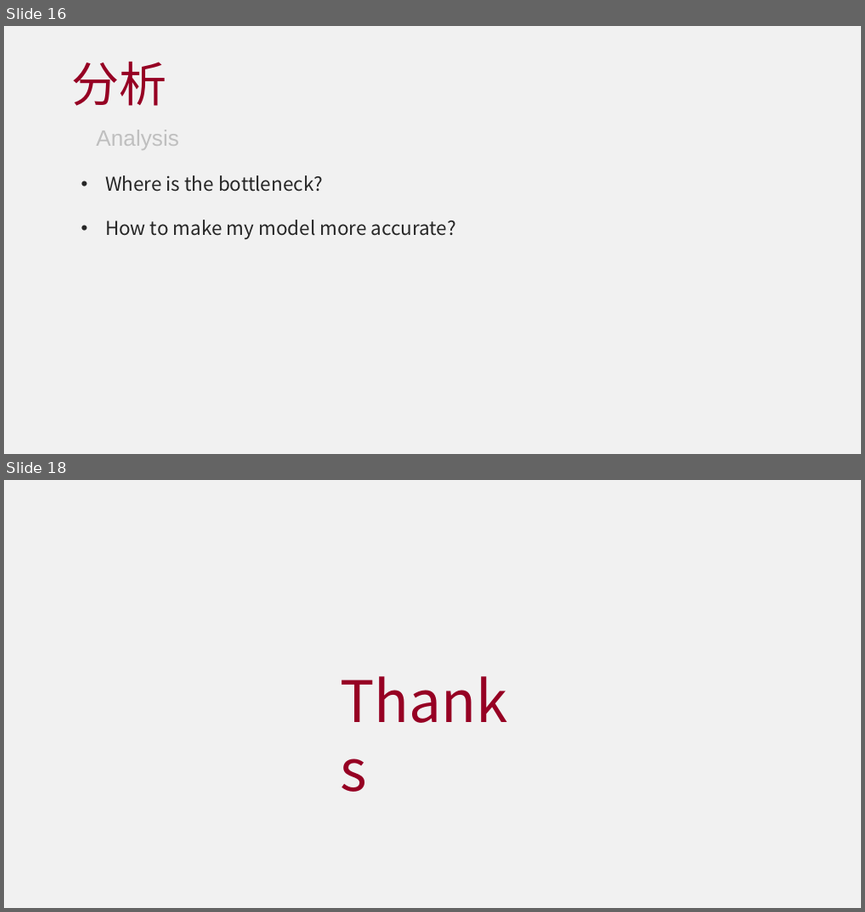
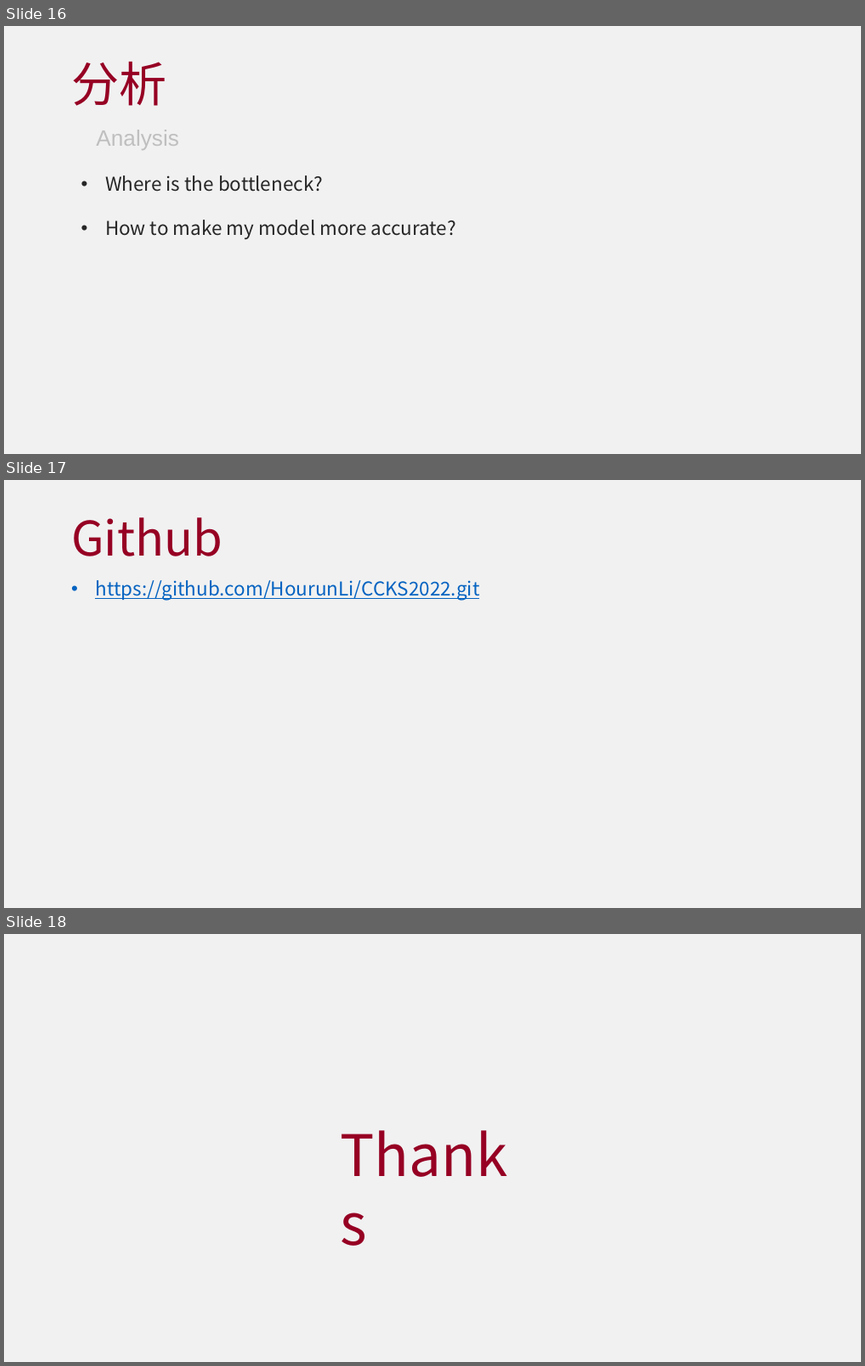
Before and after one commit to HourunLi/CCKS2022, a slide deck: Report.pptx. Shown one above the other, each under a label of ours: slides 16 and 18 before the commit, slides 16, 17 and 18 after it; the slides between them are not shown. The pictures are 865x912 and 865x1366 pixels, drawn with LibreOffice and Linux fonts; fonts in the diff are those of the drawing. Boxes give left, top, right and bottom in pixels: in the first picture for what was removed or moved away, otherwise in the second. Text is boxed around its words. In the diff, an @@ line names an element or a change of style, - is before the commit and + after.

```diff
--- a/Report.pptx
+++ b/Report.pptx
@@ slide 17 added at <box>4,480,861,908</box>, background #F1F1F1 @@
@@ text added at <box>71,517,222,556</box>, 60 pt, text #960023 @@
+Github
@@ text added at <box>95,580,479,601</box>, 24 pt, text #0563C1, underline @@
+• https://github.com/HourunLi/CCKS2022.git
```
Also in this commit, not shown: 8 slides changed, 1 slide removed, 2 other files.
